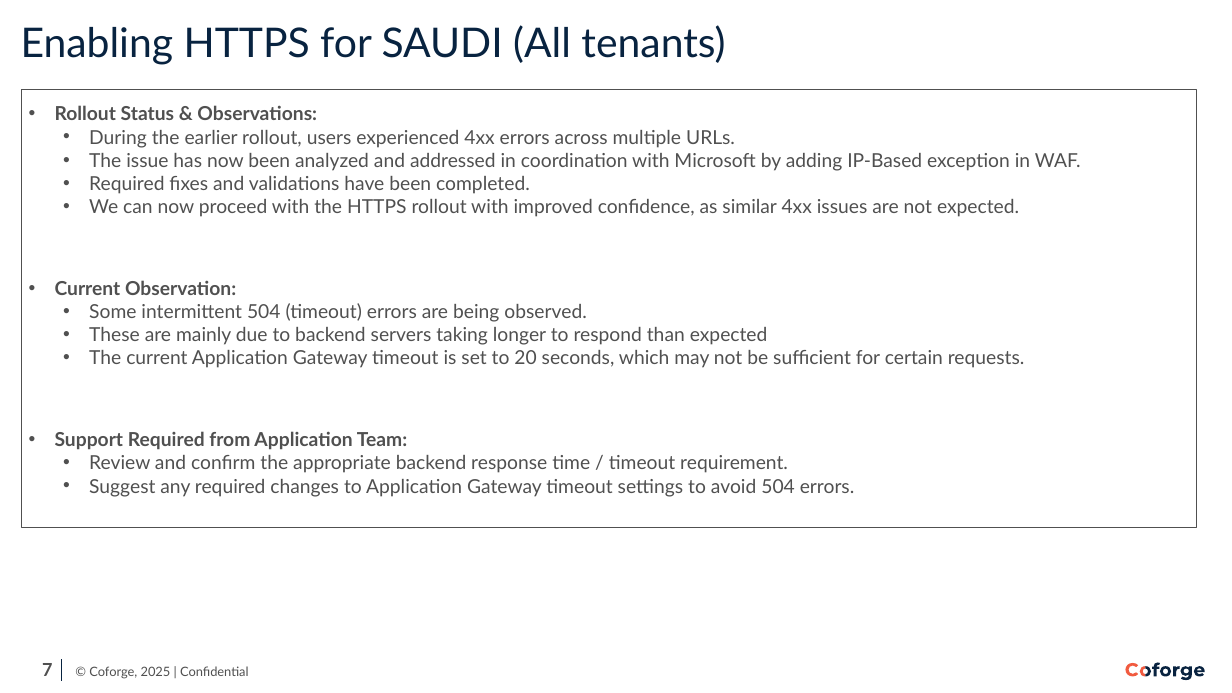
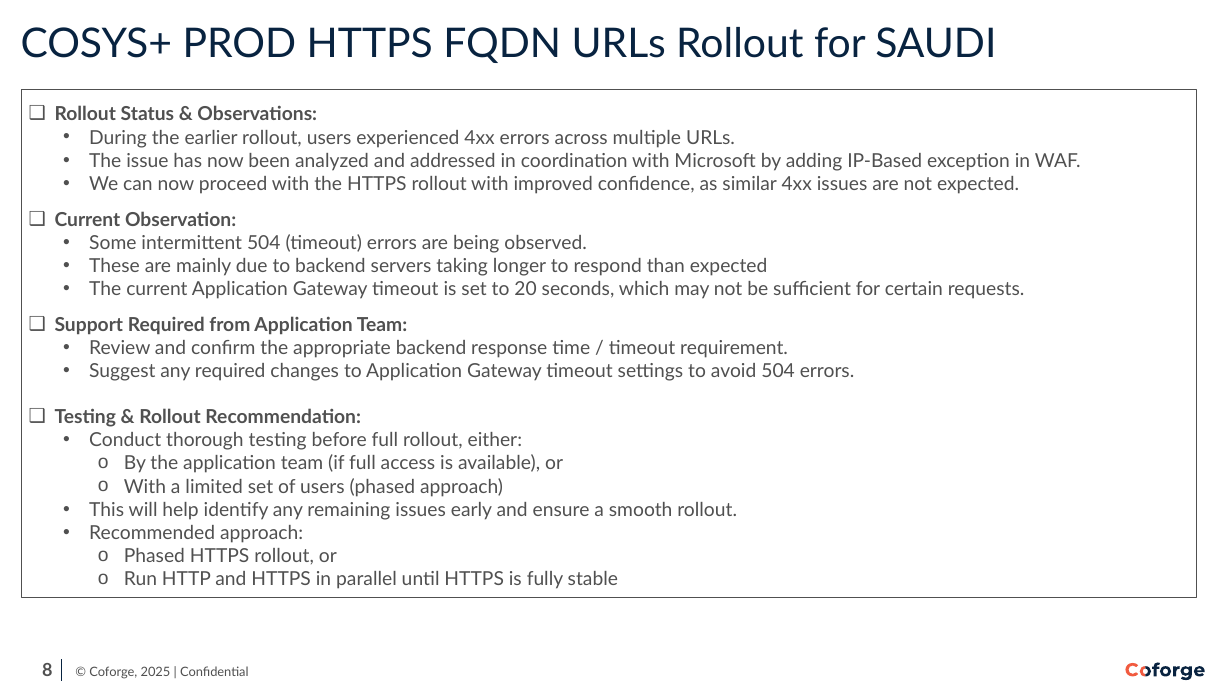
Before and after one commit to Ashu-tosh-Padhi/AshutoshPortfolio, a slide deck: slide 8 of SATS_Bi-Monthly Infra Review_June'26.pptx (slide 7 before the commit). Drawn at 1232x693 pixels with LibreOffice and Linux fonts; fonts in the diff are those of the drawing; background and template pictures are left out. Boxes give left, top, right and bottom in pixels: in the first picture for what was removed or moved away, otherwise in the second. Text is boxed around its words. In the diff, an @@ line names an element or a change of style, - is before the commit and + after.

```diff
--- a/SATS_Bi-Monthly Infra Review_June'26.pptx
+++ b/SATS_Bi-Monthly Infra Review_June'26.pptx
@@ title at <box>21,27,996,63</box>: text changed @@
-Enabling HTTPS for SAUDI (All tenants)
+COSYS+ PROD HTTPS FQDN URLs Rollout for SAUDI
@@ rectangle "Rollout Status & Observations:": place and size @@
-rectangle "Rollout Status & Observations:" at <box>21,89,1196,527</box>
+rectangle "Rollout Status & Observations:" at <box>21,89,1196,597</box>
@@ text in rectangle at <box>55,105,407,335</box>: bullet • to ❑ @@
@@ text in rectangle at <box>89,176,530,194</box>: paragraph removed @@
-• Required fixes and validations have been completed.
@@ text in rectangle at <box>55,408,737,589</box>: paragraphs added @@
+❑ Testing & Rollout Recommendation:
+• Conduct thorough testing before full rollout, either:
+  o By the application team (if full access is available), or
+  o With a limited set of users (phased approach)
+• This will help identify any remaining issues early and ensure a smooth rollout.
+• Recommended approach:
+  o Phased HTTPS rollout, or
+  o Run HTTP and HTTPS in parallel until HTTPS is fully stable
@@ page number at <box>42,663,52,676</box>: text changed @@
-7
+8
```
Also in this commit, not shown: 6 other slides changed, 4 slides added, 2 slides removed.
